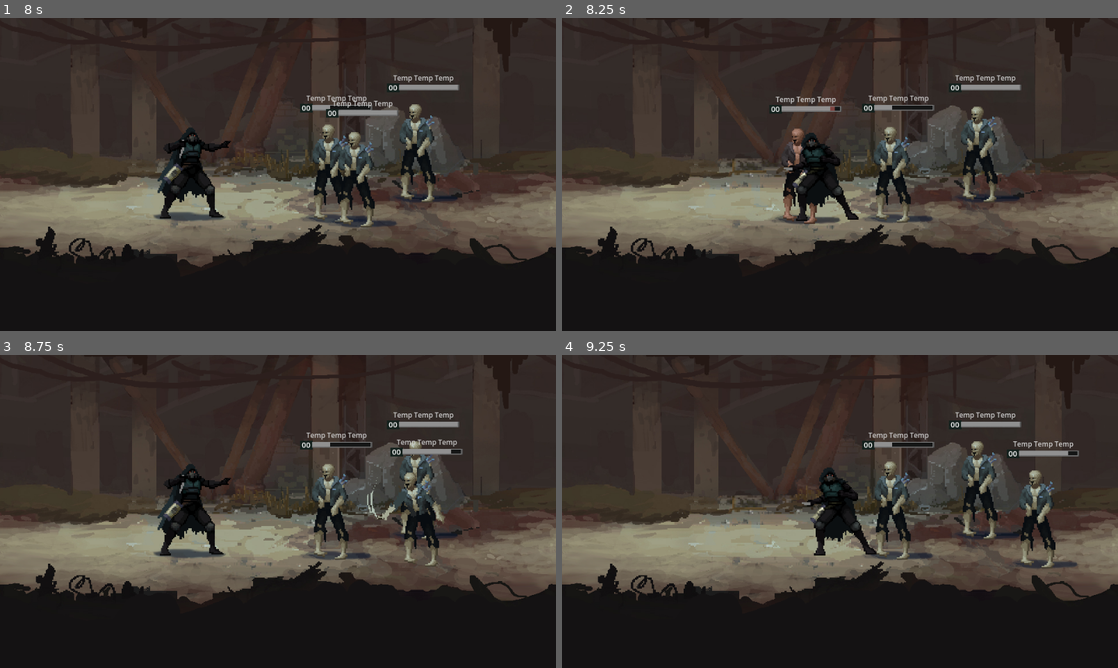
Above: before the commit, frames 1-4 (two rows, left to right).
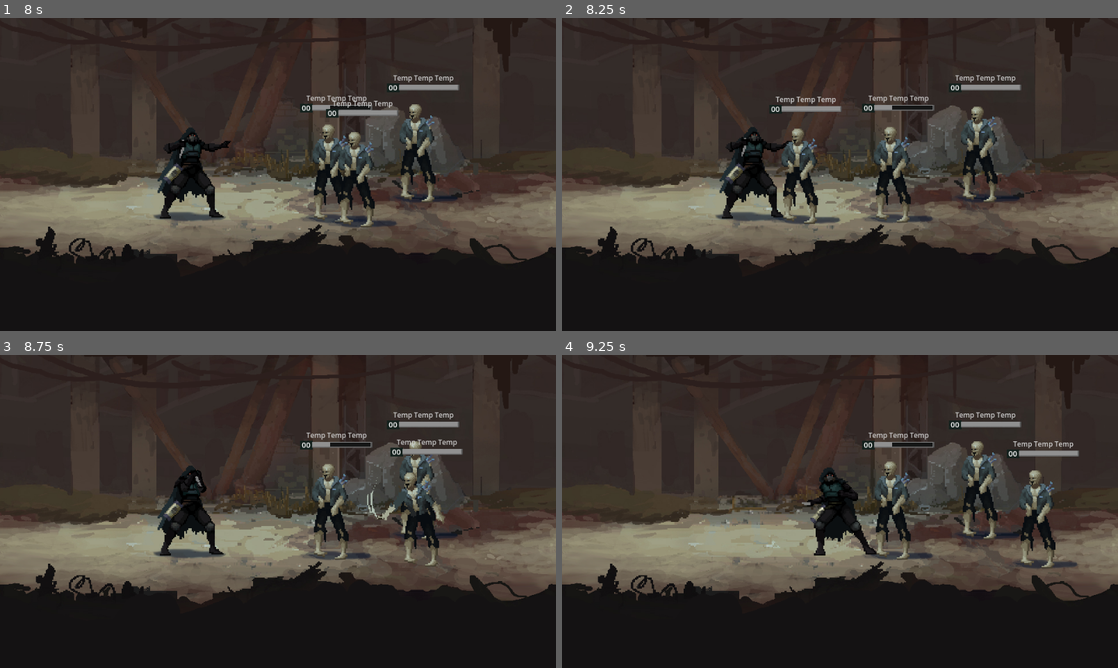
Above: after the commit, the same moments.

Repository: lynxLoad/biosplit
Game: Godot game, scene res://game/arena/arena.tscn
Same seed, same stepped clock (60 frames per second), same inputs: the game is played once before the commit and once after it.
Inputs:
- Up to frame 1 (8 s): hold Z (attack) 0.53-1.28 s; tap X (block) at 0.8, 1.35, 2.3, 2.85, 3.8, 4.35, 5.3, 5.85, 6.8, 7.35 s; tap Z (attack) every 1.5 s from 1.55 to 7.55 s; hold Z (attack) 2.03-2.78 s; hold Z (attack) 3.53-4.28 s; hold Z (attack) 5.03-5.78 s; hold Z (attack) 6.53-7.28 s
- Up to frame 2 (8.25 s): hold Z (attack) from 8.03 s (still down)
- Up to frame 3 (8.75 s): keep holding Z (attack); tap X (block) at 8.3 s
- Up to frame 4 (9.25 s): release Z (attack) at 8.78 s; tap X (block) at 8.85 s; tap Z (attack) at 9.05 s

Frame 1 is identical in both runs. In frame 2, 3.5% of the frame differs, in the area x 27-54%, y 28-66%; in frame 3, 0.3%; in frame 4, less than 0.1%.

Commit message:
feat(player): gate attacks on enemy state, poll queued block
- _try_attack(): refuse to start an attack while any enemy is
  currently attacking (_any_enemy_attacking), so turns stay serialized
- _wait_turn_end(): drop the extra process_frame before clearing
  _attack_turn_active — _physics_process now picks up _maybe_enter_queued_block
  on the next tick anyway
- _physics_process(): polls _maybe_enter_queued_block every physics tick.
  Previously the queued block was only applied from _wait_turn_end or
  set_attack_locked(); if neither fired (e.g. enemy death while player
  held block through reflow), the stance silently never came up.
  Polling guarantees the block enters on the first tick after busy clears
- _maybe_enter_queued_block() cleaned up: removed dead State.BLOCKING
  branch (unreachable after the != IDLE guard)

Diff:
--- a/game/characters/player/player.gd
+++ b/game/characters/player/player.gd
@@ -17,6 +17,14 @@
 var _attack_locked: bool = false        # ставит BattleManager на время свапа
 var _attack_turn_active: bool = false   # ставится на ввод атаки, снимается по turn_finished
 var _block_held: bool = false           # «кнопка блока физически зажата»
+
+
+# Постоянный polling: как только персонаж реально освободился (state == IDLE,
+# нет лока, нет активного хода атаки) — сразу же применяем зажатый блок.
+# Это гарантирует, что блок включится в тот же физ-кадр, когда закончилась
+# анимация удара / hurt / свапа, а не когда-нибудь «позже по событию».
+func _physics_process(delta: float) -> void:
+	_maybe_enter_queued_block()
 
 
 func set_attack_locked(value: bool) -> void:
@@ -79,6 +87,10 @@
 	if is_busy():
 		return
 
+	# Пока враги атакуют — атаковать нельзя.
+	if _any_enemy_attacking():
+		return
+
 	var enemy := _nearest_enemy()
 	if enemy == null:
 		return
@@ -99,13 +111,15 @@
 func _wait_turn_end() -> void:
 	if is_busy():
 		await turn_finished
-	await get_tree().process_frame
+	# без лишнего process_frame: следующий физ-кадр всё равно вызовет _maybe_enter_queued_block()
 	_attack_turn_active = false
 	_maybe_enter_queued_block()
 
 
 func _maybe_enter_queued_block() -> void:
-	if not _block_held or _attack_locked or _attack_turn_active or _state != State.IDLE:
+	if not _block_held or _attack_locked or _attack_turn_active:
+		return
+	if _state != State.IDLE:
 		return
 	block()
 
@@ -121,3 +135,10 @@
 			best_d2 = d2
 			best = e
 	return best
+
+
+func _any_enemy_attacking() -> bool:
+	for e in enemies:
+		if is_instance_valid(e) and e.is_attacking():
+			return true
+	return false
